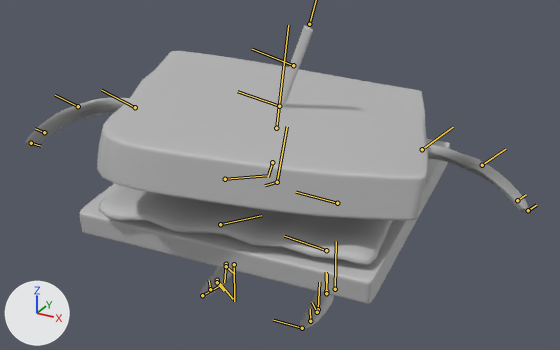
An edit to the FBX model Sandwich/Assets/Art/Animations/Idle.fbx, drawn before and after from the same camera.
The view is the same before and after, from a camera (50 mm lens) standing at (0.0607, -0.109, 0.0778) and looking at (0.0014, -0.0012, 0.0239). The lights are fixed; the arrows at lower left show +X, +Y and +Z. Both versions are drawn at frame 25 of the action 'Take 001'; the numbers are the values there. The bones that bend it are drawn over the model as lines.

In view in the first picture: 'Sandwich5_rigA2:BottomSlice', 'Sandwich5_rigA2:Lettuce', 'Sandwich5_rigA2:TopSlice'.
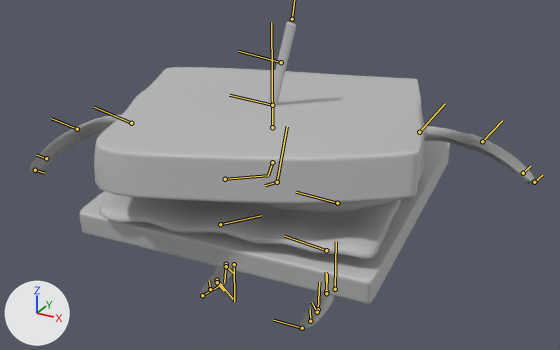
The change in detail:
Bone 'Sandwich5_rigA2:spine_mid' (bone_sandwich5_riga2_spine_mid) turns from (17, -5, -6) to (17, 2, -6) degrees about its own x, y and z.

Boxes (x1, y1, x2, y2) around the edits, measured in the pictures (560 x 350 px):
'Sandwich5_rigA2:TopSlice', posed (6% shorter)
    before: (26, 26, 528, 220)
    after: (29, 22, 534, 204)
'Sandwich5_rigA2:Lettuce', posed
    before: (98, 186, 393, 265)
    after: (99, 195, 402, 259)
bone 'Sandwich5_rigA2:spine_mid', root to tip
    before: (272, 162) to (268, 177)
    after: (272, 162) to (268, 176)
